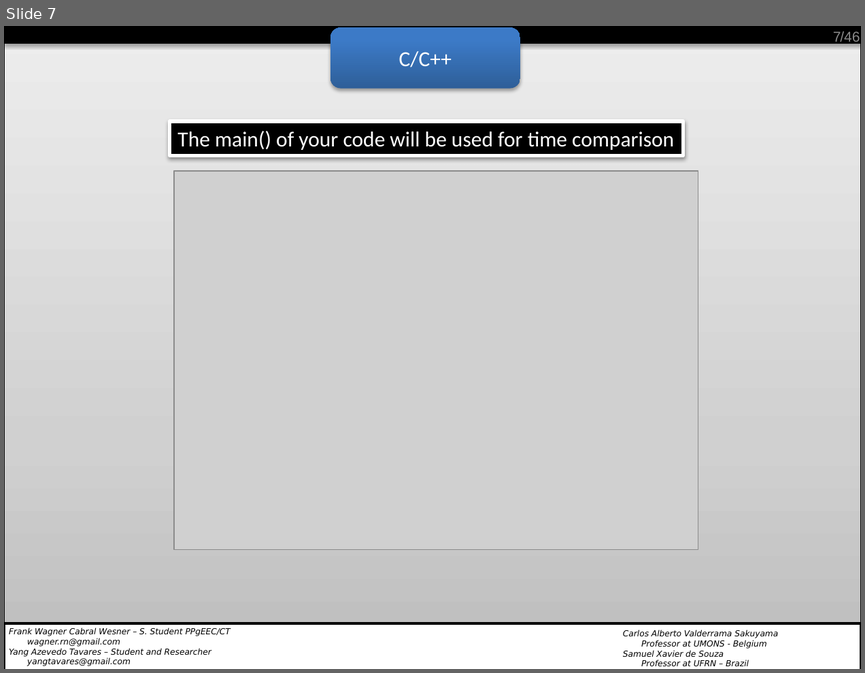
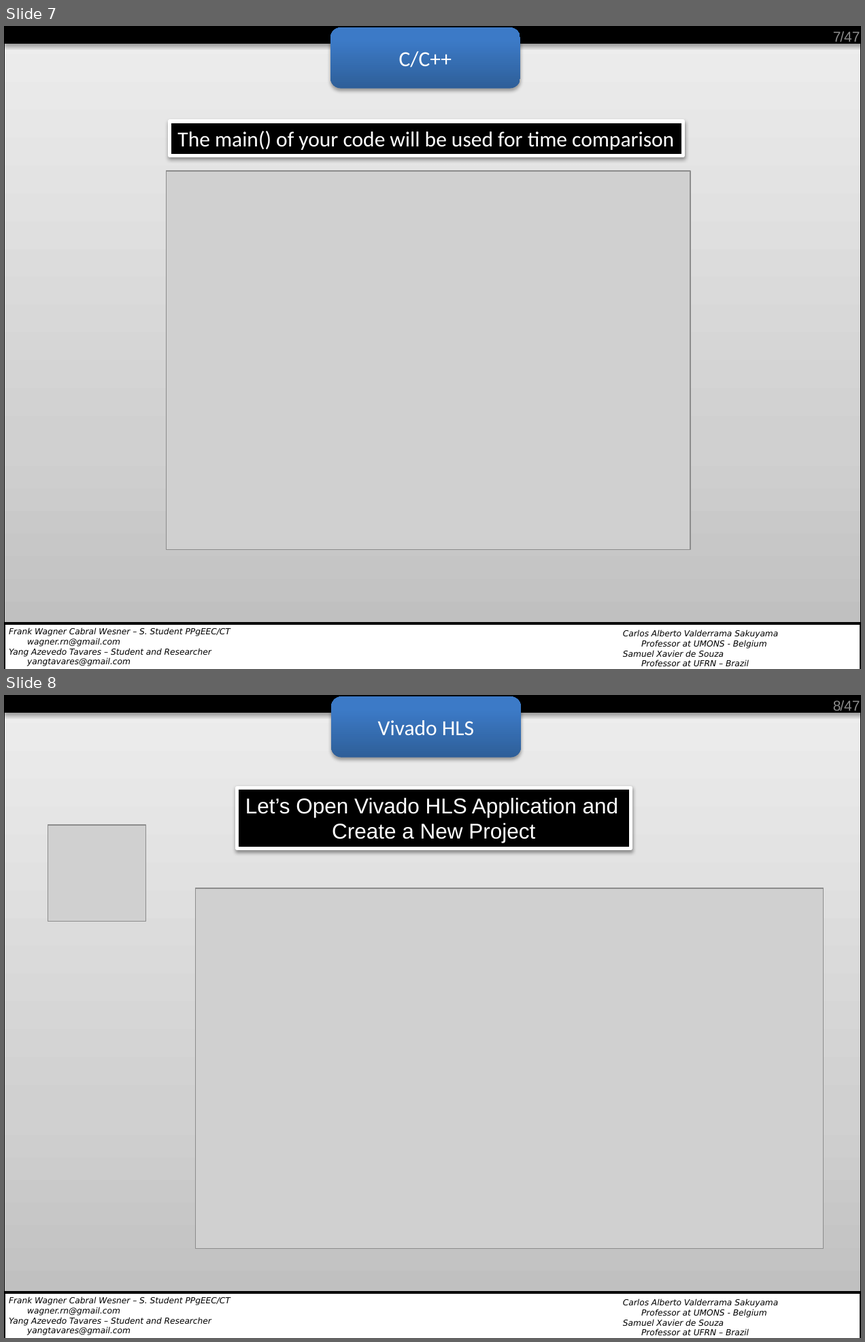
Before and after one commit to wagnerrn/pynq-primenumber, a slide deck: misc/primenumber_final_1.pptx. Shown one above the other, each under a label of ours: slide 7 before the commit, slides 7 and 8 after it. The pictures are 865x673 and 865x1342 pixels, drawn with LibreOffice and Linux fonts; fonts in the diff are those of the drawing; grey boxes stand for pictures; background and template pictures are left out. Boxes give left, top, right and bottom in pixels: in the first picture for what was removed or moved away, otherwise in the second. Text is boxed around its words. In the diff, an @@ line names an element or a change of style, - is before the commit and + after.

```diff
--- a/misc/primenumber_final_1.pptx
+++ b/misc/primenumber_final_1.pptx
@@ slide 8 added at [4, 695, 861, 1338], background #FFFFFF; not listed: 6 template elements that a slide beside it also shows @@
@@ rounded rectangle added at [331, 697, 521, 758], fill gradient #2F5F99 to #3D7CC7 to #3A7CCB, 18 pt, text #FFFFFF @@
+Vivado HLS
@@ page number added at [833, 700, 841, 714], 12 pt, text #8C8C8C @@
+8
@@ rectangle added at [237, 787, 630, 849], fill #000000, outline #FFFFFF 3 pt, 18 pt, text #FFFFFF @@
+Let’s Open Vivado HLS Application and
+Create a New Project
@@ picture added at [48, 826, 146, 921] @@
@@ picture added at [195, 888, 823, 1248] @@
@@ slide 7 changed as well @@
@@ text at [840, 31, 859, 45]: text changed @@
-/46
+/47
@@ picture: place and size @@
-picture at [175, 171, 698, 550]
+picture at [167, 171, 690, 550]
```
Also in this commit, not shown: 45 other slides changed.
